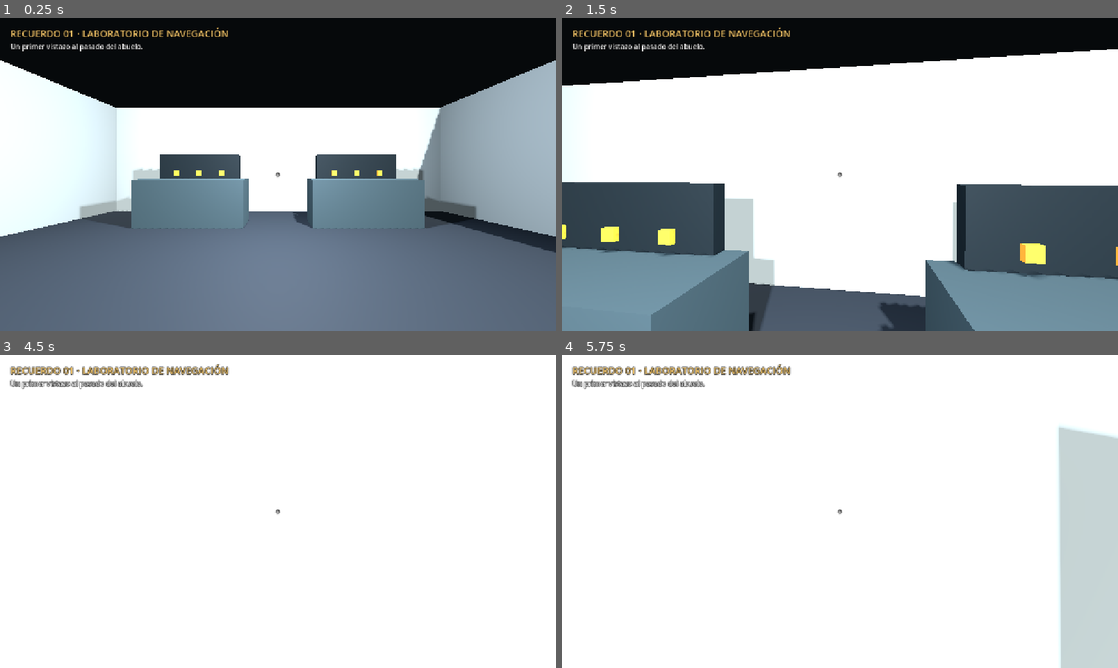
Above: before the commit, frames 1-4 (two rows, left to right).
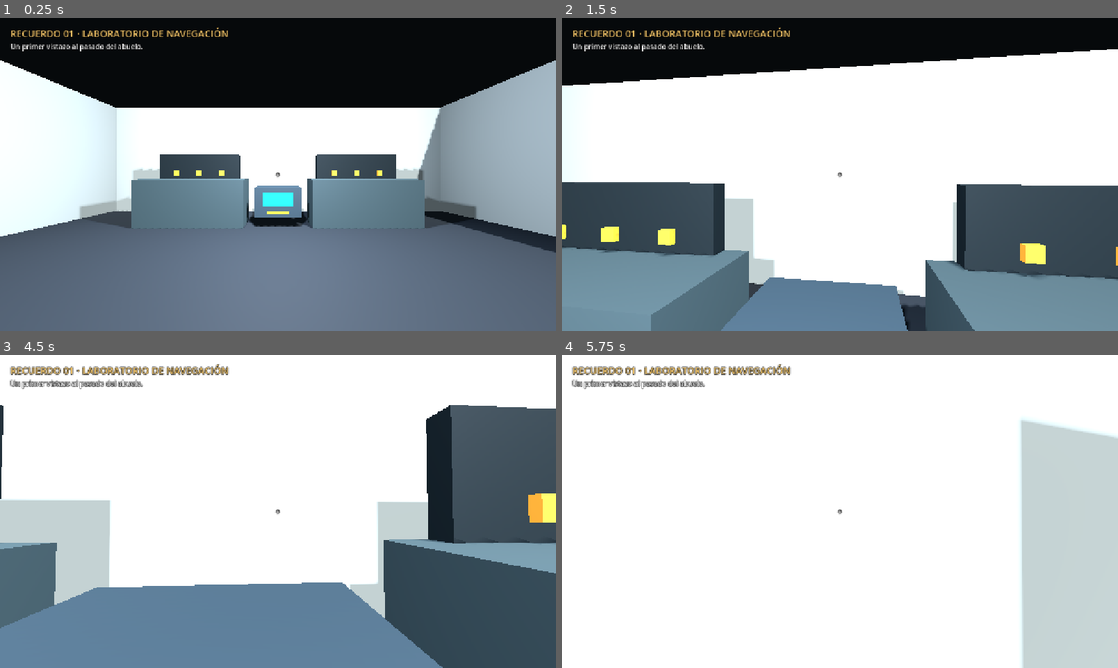
Above: after the commit, the same moments.

Repository: IDozy/starlightlegacy
Game: Godot game, scene res://levels/nasa_memory_01/nasa_memory_01.tscn
The game is run twice, just before and just after one commit, with the same random seed, the same clock (stepped at 60 frames per second) and the same inputs. This scene is started directly instead of the project's main scene.
Inputs (mouse positions are in pixels of both pictures, inside the frame that each line leads up to):
- Up to frame 1 (0.25 s): no input
- Up to frame 2 (1.5 s): tap Enter at 0.5, 1.35 s; move the mouse to (867, 174) at 0.52 s; hold W from 0.53 s (still down); tap E at 0.6 s; click (867, 174) at 0.67 s; tap Space at 0.77 s; move the mouse to (812, 174) at 1.27 s
- Up to frame 3 (4.5 s): keep holding W; tap Space at 1.52, 2.75, 3.02, 3.77, 4.25 s; move the mouse to (289, 505) at 2.02 s; tap K at 2.1, 4.35 s; move the mouse to (272, 517) at 2.77 s; tap E at 2.85 s; click (272, 517) at 2.92 s; tap Enter at 3.5, 3.6 s; move the mouse to (316, 514) at 3.52 s; move the mouse to (233, 508) at 4.27 s
- Up to frame 4 (5.75 s): keep holding W; tap Space at 4.52 s; move the mouse to (845, 511) at 5.02 s; tap E at 5.1 s; click (845, 511) at 5.17 s

The runs differ from the first frame. In frame 1, 1.2% of the frame differs, in the area x 44-56%, y 53-67%; in frame 2, 4.5%; in frame 3, 48%, in the area x 0-100%, y 16-100%; in frame 4, 5.5%.
Error after the commit: Invalid assignment of property or key 'visible' with value of type 'bool' on a base object of type 'null instance'. (res://levels/nasa_memory_01/nasa_memory_01…

Commit message:
feat: gate memory return behind orientation challenge

Diff:
--- a/levels/nasa_memory_01/nasa_memory_01.gd
+++ b/levels/nasa_memory_01/nasa_memory_01.gd
@@ -1,6 +1,8 @@
 extends Node3D
 
 const SCENE_PORTAL := preload("res://systems/navigation/scene_portal.tscn")
+const ORIENTATION_CHALLENGE := preload("res://systems/gameplay/orientation_challenge.tscn")
+const ORIENTATION_DISCOVERY_ID := "gyroscopic_orientation"
 
 const FLOOR_COLOR := Color(0.14, 0.16, 0.18)
 const WALL_COLOR := Color(0.62, 0.64, 0.62)
@@ -9,19 +11,65 @@
 const ACCENT_COLOR := Color(0.88, 0.55, 0.16)
 
 @onready var player = $Player
+@onready var crosshair: Label = $HUD/Crosshair
 @onready var interaction_prompt: Label = $HUD/InteractionPrompt
+@onready var objective_label: Label = $HUD/Objective
+@onready var narration_label: Label = $HUD/Narration
+
+var _orientation_challenge: Node = null
+var _return_portal: Node = null
 
 
 func _ready() -> void:
 	_build_environment()
 	_build_lab()
+
 	player.connect("interaction_prompt_changed", _on_interaction_prompt_changed)
 	interaction_prompt.visible = false
+	narration_label.visible = false
+
+	if _has_completed_orientation_discovery():
+		_orientation_challenge.call("set_completed_state", true)
+		_unlock_return_portal(false)
+	else:
+		objective_label.text = "OBJETIVO · Calibra el sistema central de orientación."
 
 
 func _on_interaction_prompt_changed(prompt: String) -> void:
 	interaction_prompt.text = prompt
 	interaction_prompt.visible = not prompt.is_empty()
+
+
+func _on_challenge_active_changed(active: bool) -> void:
+	crosshair.visible = not active
+
+	if active:
+		interaction_prompt.visible = false
+
+
+func _on_orientation_challenge_completed() -> void:
+	_unlock_return_portal(true)
+
+
+func _unlock_return_portal(show_narration: bool) -> void:
+	if _return_portal == null:
+		_return_portal = SCENE_PORTAL.instantiate()
+		_return_portal.position = Vector3(0.0, 0.65, 4.6)
+		add_child(_return_portal)
+
+	objective_label.text = "RECUERDO COMPLETADO · Regresa al taller."
+
+	if show_narration:
+		narration_label.text = "Abuelo: Un giroscopio no necesita saber dónde está la nave; necesita conservar una referencia para saber cómo está orientada."
+		narration_label.visible = true
+
+
+func _has_completed_orientation_discovery() -> bool:
+	var registry := get_node_or_null("/root/KnowledgeRegistry")
+	if registry == null or not registry.has_method("has_discovery"):
+		return false
+
+	return bool(registry.call("has_discovery", ORIENTATION_DISCOVERY_ID))
 
 
 func _build_environment() -> void:
@@ -56,7 +104,6 @@
 	_create_static_box("LeftWall", Vector3(-7, 2.2, 0), Vector3(0.2, 4.4, 12), WALL_COLOR)
 	_create_static_box("RightWall", Vector3(7, 2.2, 0), Vector3(0.2, 4.4, 12), WALL_COLOR)
 
-	# Consolas de navegación provisionales, inspiradas en laboratorios de mediados del siglo XX.
 	_create_static_box("ConsoleLeft", Vector3(-2.6, 0.7, -3.6), Vector3(3.2, 1.4, 1.1), CONSOLE_COLOR)
 	_create_static_box("ConsoleRight", Vector3(2.6, 0.7, -3.6), Vector3(3.2, 1.4, 1.1), CONSOLE_COLOR)
 	_create_static_box("PanelLeft", Vector3(-2.6, 1.55, -4.05), Vector3(2.6, 1.3, 0.18), PANEL_COLOR)
@@ -70,9 +117,11 @@
 			ACCENT_COLOR
 		)
 
-	var portal := SCENE_PORTAL.instantiate()
-	portal.position = Vector3(0.0, 0.65, 4.6)
-	add_child(portal)
+	_orientation_challenge = ORIENTATION_CHALLENGE.instantiate()
+	_orientation_challenge.position = Vector3(0.0, 0.72, -3.62)
+	_orientation_challenge.connect("challenge_active_changed", _on_challenge_active_changed)
+	_orientation_challenge.connect("challenge_completed", _on_orientation_challenge_completed)
+	add_child(_orientation_challenge)
 
 
 func _create_static_box(
